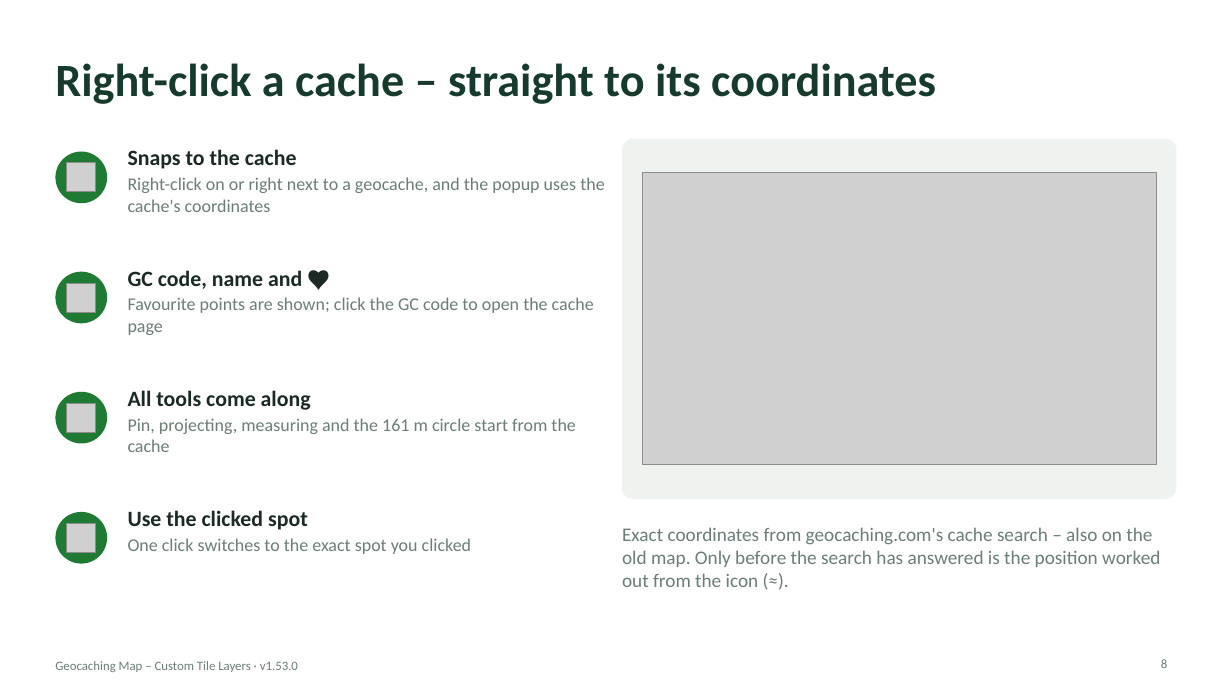
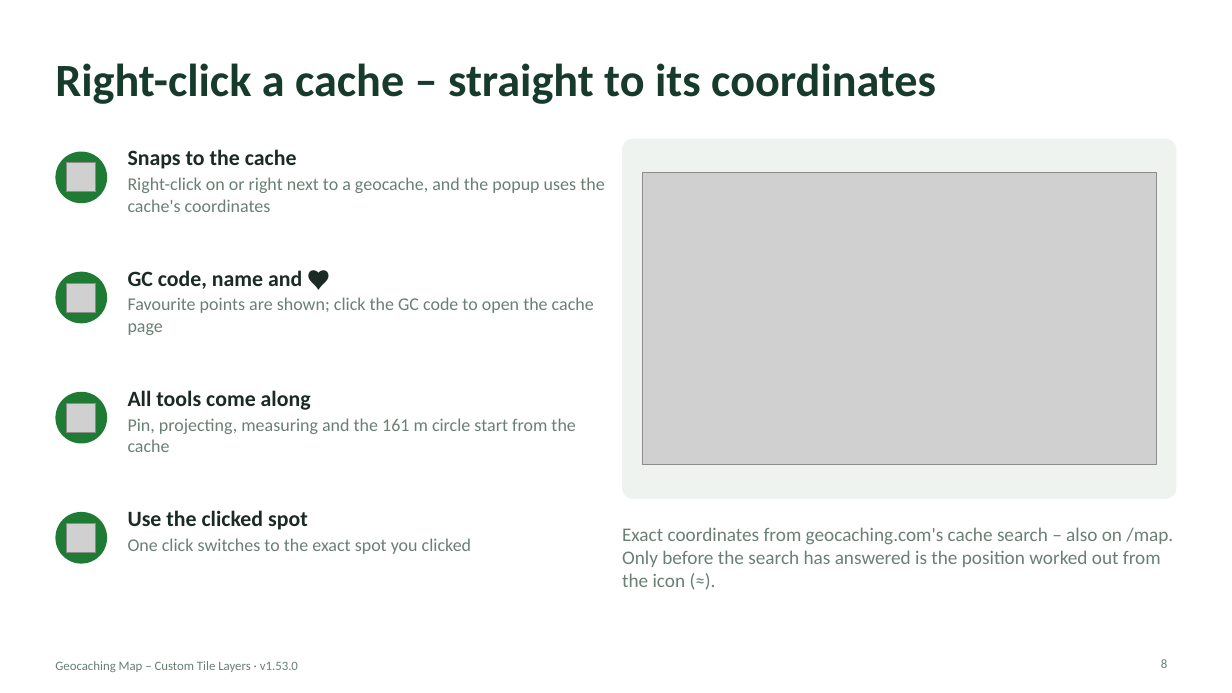
Before and after one commit to knutos/custom-tiles, a slide deck: slide 8 of docs/Geocaching-Map-Custom-Tile-Layers-Presentation.pptx. Drawn at 1232x693 pixels with LibreOffice and Linux fonts; fonts in the diff are those of the drawing; grey boxes stand for pictures. Boxes give left, top, right and bottom in pixels: in the first picture for what was removed or moved away, otherwise in the second. Text is boxed around its words. In the diff, an @@ line names an element or a change of style, - is before the commit and + after.

```diff
--- a/docs/Geocaching-Map-Custom-Tile-Layers-Presentation.pptx
+++ b/docs/Geocaching-Map-Custom-Tile-Layers-Presentation.pptx
@@ text at (x1=622, y1=527, x2=1173, y2=587): text changed @@
-Exact coordinates from geocaching.com's cache search – also on the old map. Only before the search has answered is the position worked out from the icon (≈).
+Exact coordinates from geocaching.com's cache search – also on /map. Only before the search has answered is the position worked out from the icon (≈).
```
Also in this commit, not shown: 1 other slide changed, 8 other files.
